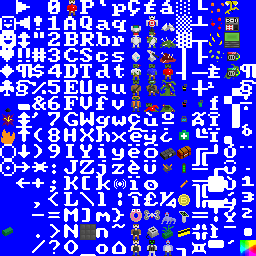
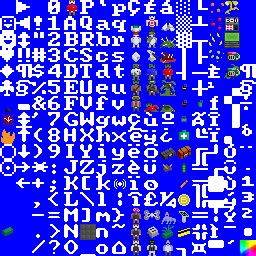
Comparing the layer stacks of the two 256x256 images. Changes:
added layer "hyper donut" above "race companions" over [131, 208, 141, 224]
painted on "race companions", masked it over [130, 209, 142, 224]
